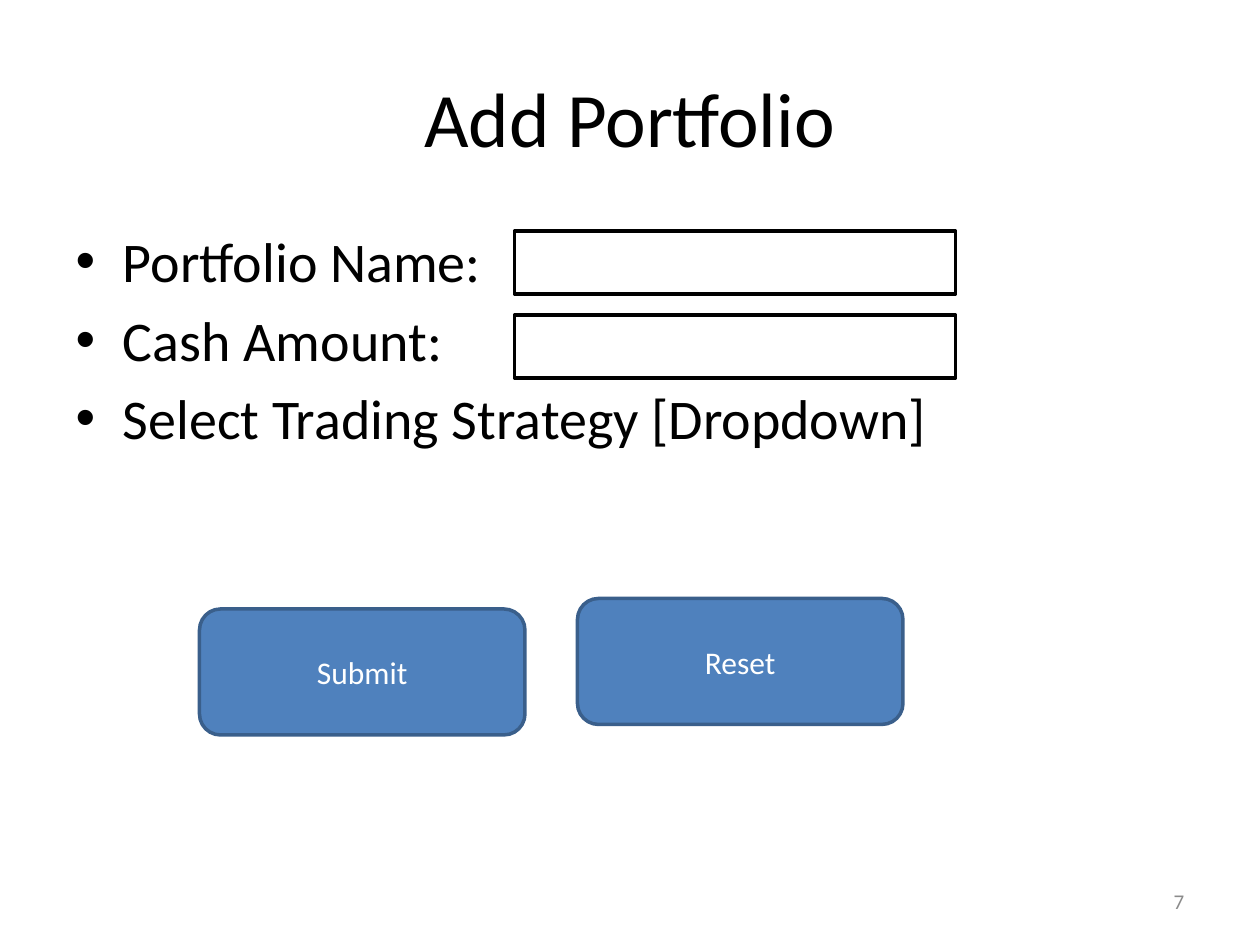
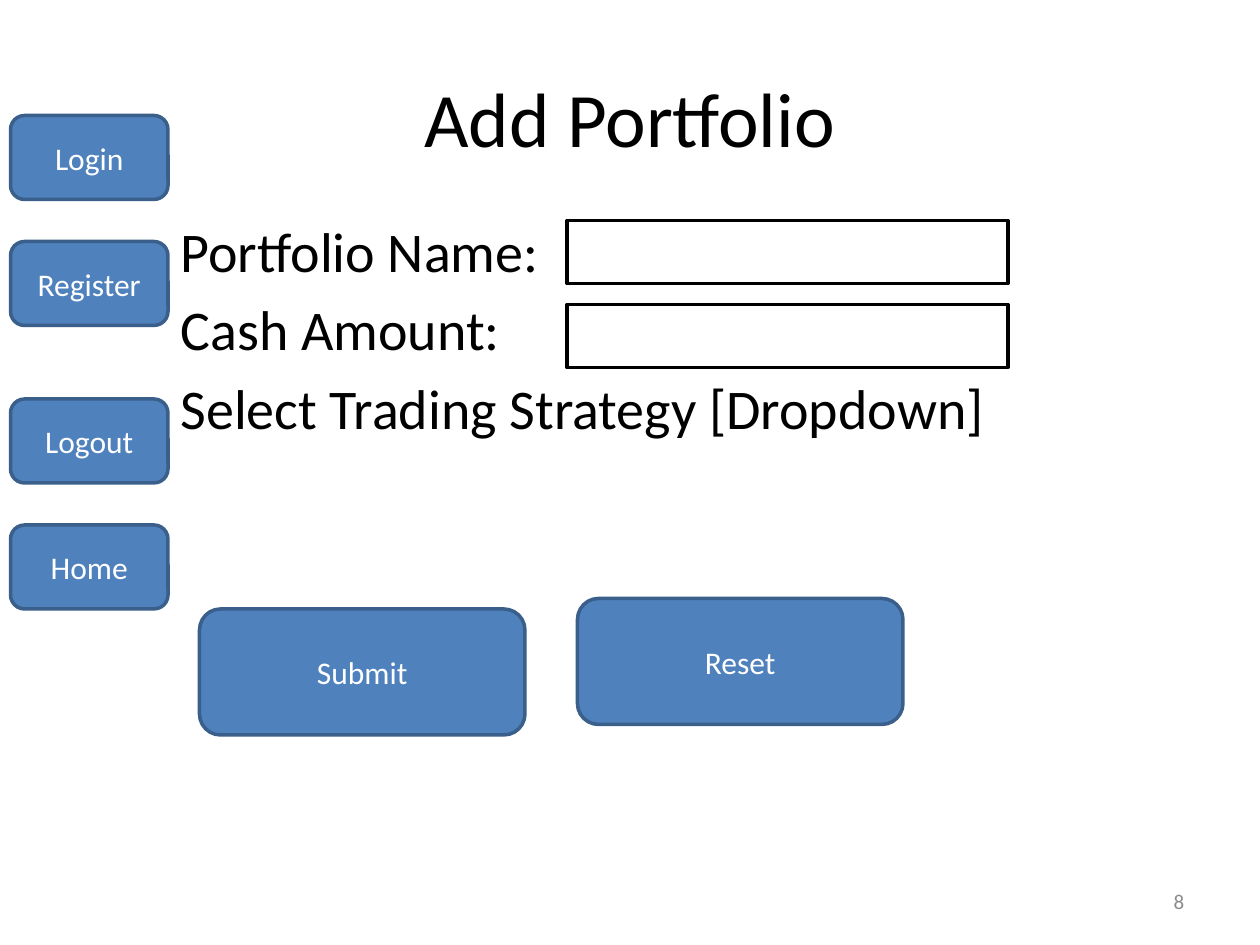
Before and after one commit to divmod/portfolio, a slide deck: slide 8 of handin/Flow.pptx (slide 7 before the commit). Drawn at 1260x945 pixels with LibreOffice and Linux fonts; fonts in the diff are those of the drawing. Boxes give left, top, right and bottom in pixels: in the first picture for what was removed or moved away, otherwise in the second. Text is boxed around its words. In the diff, an @@ line names an element or a change of style, - is before the commit and + after.

```diff
--- a/handin/Flow.pptx
+++ b/handin/Flow.pptx
@@ rounded rectangle added at (x1=10, y1=116, x2=168, y2=200), fill #4F81BD, outline #3A5F8C 2 pt, 18 pt, text #FFFFFF @@
+Login
@@ text "Portfolio Name:" moved from (x1=123, y1=243, x2=925, y2=449) to (x1=181, y1=233, x2=983, y2=439) @@
@@ text "Portfolio Name:" at (x1=181, y1=233, x2=983, y2=439): bullet • to none @@
@@ rectangle moved from (x1=514, y1=231, x2=955, y2=294) to (x1=567, y1=220, x2=1008, y2=284) @@
@@ rounded rectangle added at (x1=10, y1=242, x2=168, y2=326), fill #4F81BD, outline #3A5F8C 2 pt, 18 pt, text #FFFFFF @@
+Register
@@ rectangle moved from (x1=514, y1=315, x2=955, y2=378) to (x1=567, y1=305, x2=1008, y2=368) @@
@@ rounded rectangle added at (x1=10, y1=399, x2=168, y2=484), fill #4F81BD, outline #3A5F8C 2 pt, 18 pt, text #FFFFFF @@
+Logout
@@ rounded rectangle added at (x1=10, y1=525, x2=168, y2=610), fill #4F81BD, outline #3A5F8C 2 pt, 18 pt, text #FFFFFF @@
+Home
@@ page number at (x1=1174, y1=895, x2=1185, y2=909): text changed @@
-7
+8
```
Also in this commit, not shown: 7 other slides changed, 7 slides added, 3 slides removed, 4 other files.
